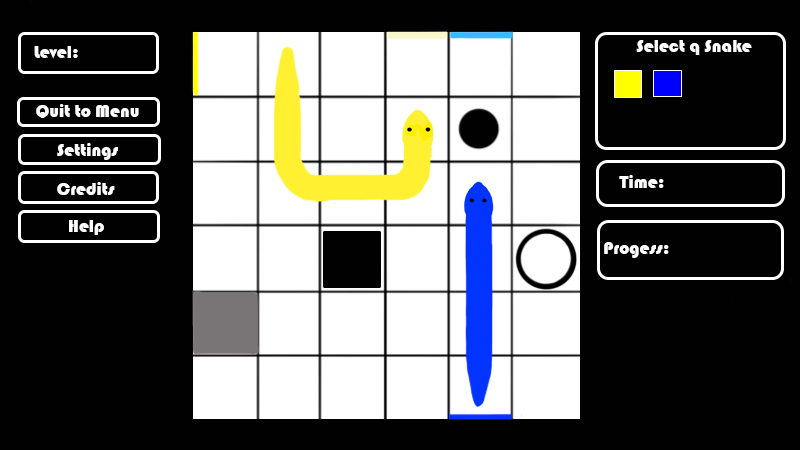
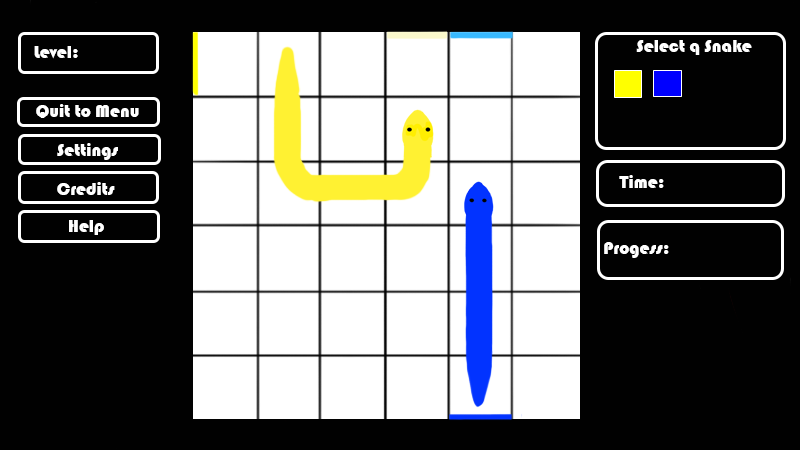
Layers edited between the first and the second w=800, h=450 image:
hid group "obstacles" (1st of 2) (2 layers) over left=192, top=107, right=580, bottom=355
